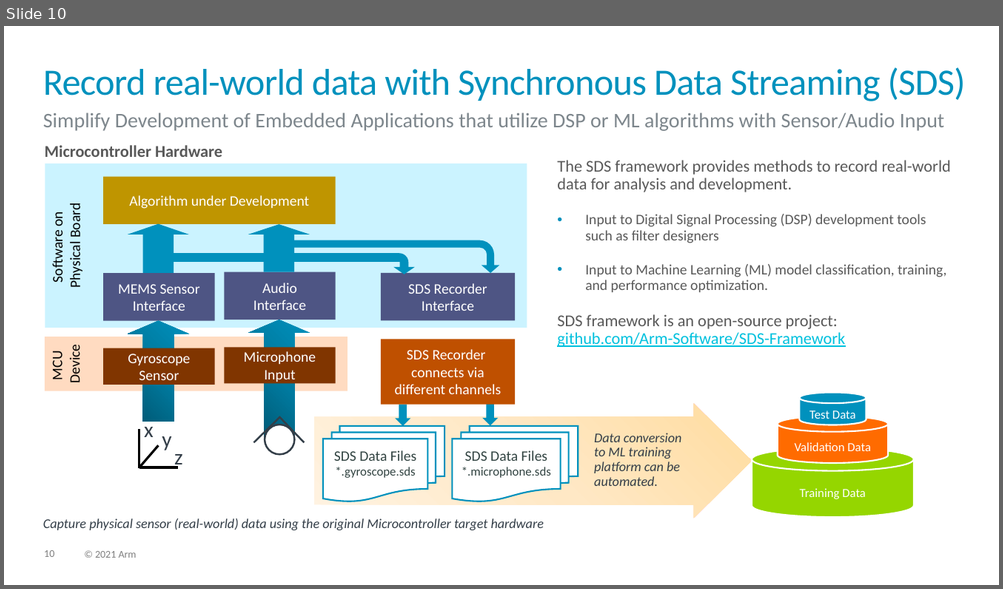
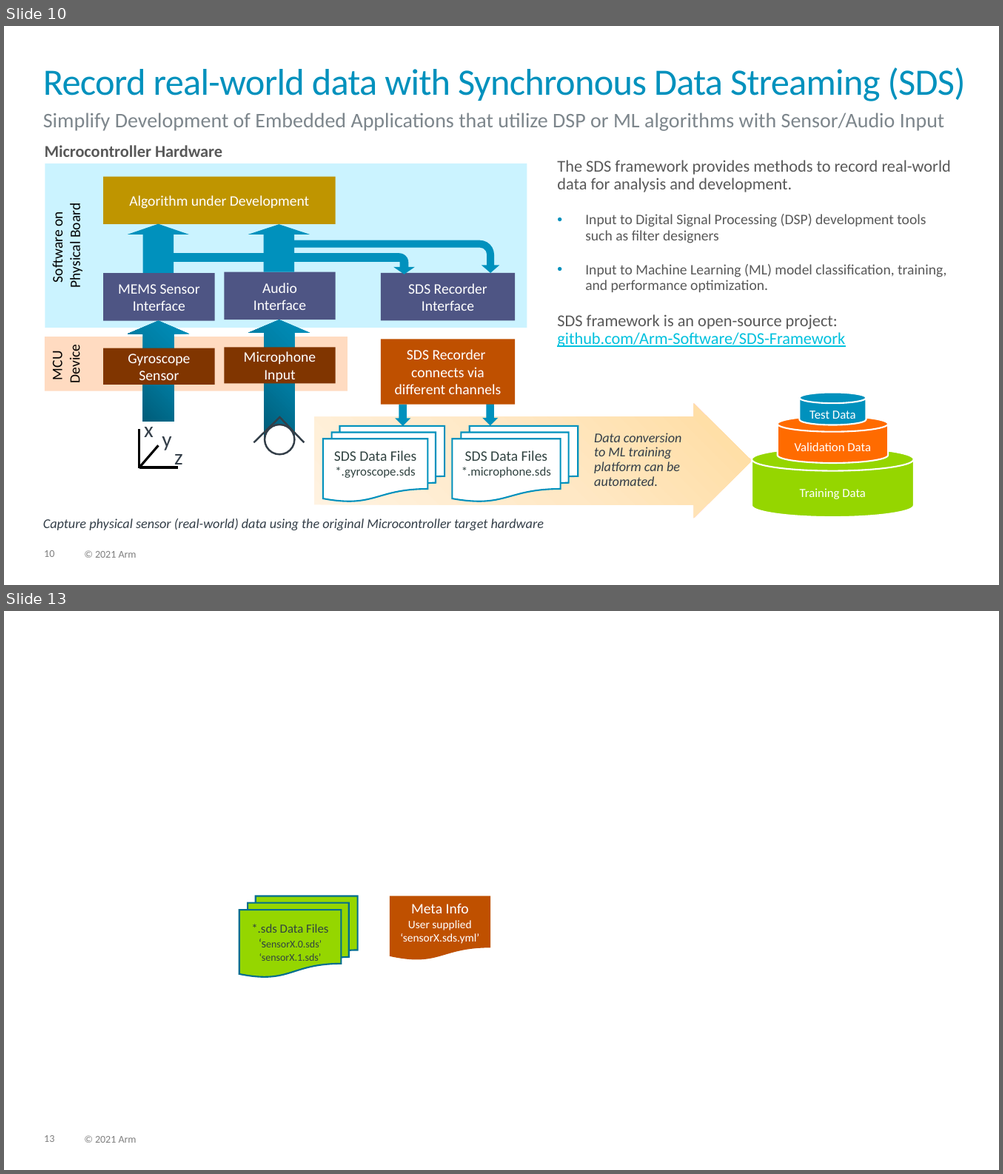
Before and after one commit to ARM-software/SDS-Framework, a slide deck: documentation/images/overview.pptx. Shown one above the other, each under a label of ours: slide 10 before the commit, slides 10 and 13 after it; the slides between them are not shown. The pictures are 1003x589 and 1003x1174 pixels, drawn with LibreOffice and Linux fonts; fonts in the diff are those of the drawing. Boxes give left, top, right and bottom in pixels: in the first picture for what was removed or moved away, otherwise in the second. Text is boxed around its words. In the diff, an @@ line names an element or a change of style, - is before the commit and + after.

```diff
--- a/documentation/images/overview.pptx
+++ b/documentation/images/overview.pptx
@@ slide 13 added at <box>4,611,999,1170</box>, background #FFFFFF; not listed: 2 template elements that a slide beside it also shows @@
@@ flow chart multidocument added at <box>239,896,358,977</box>, fill #95D600, outline #006D8E 1.5 pt, 10 pt, text #314341 @@
+*.sds Data Files
+‘sensorX.0.sds’
+‘sensorX.1.sds’
@@ flow chart document added at <box>390,896,490,960</box>, fill #BF5000, 11 pt, text #FFFFFF @@
+Meta Info
+User supplied
+‘sensorX.sds.yml’
```
Also in this commit, not shown: 2 slides changed, 3 other files.
